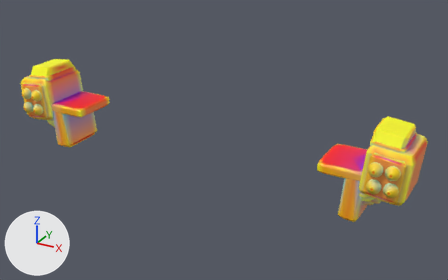
Before and after pictures for a commit that changed the glTF model models/parts/llm_gen_shoulder_pods_074_aba7b8.glb.
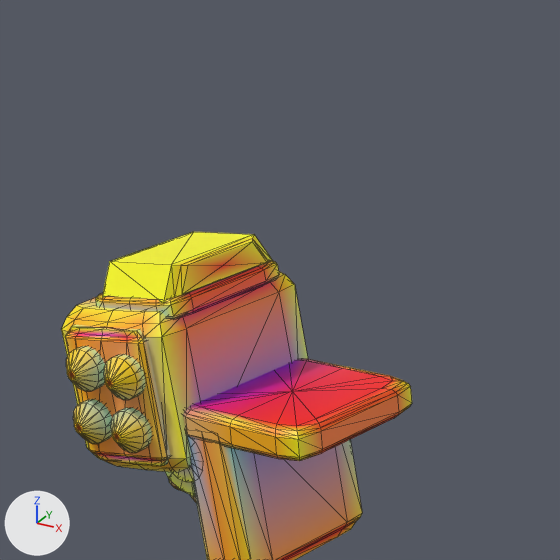
The first picture shows the older version from a 50 mm lens placed at (75.1, -123.5, 68.9), pointed at (6.1, 2.0, 6.1). The close-ups show the older and then the newer version on the part from 1% to 33% of the width and 0% to 51% of the height of that picture. Only the edits that show in the close-ups are written down. The axes (+X, +Y, +Z) are drawn at lower left. The lights are the same throughout. The close-ups show mesh edges as thin lines. Vertices at exactly the same position are counted once.

In view in the first close-up: 'adapter_shoulder_yoke_l', 'adapter_sub_missile_bezel_dark_4_adapter_dark_l', 'adapter_sub_missile_hood_dark_2_adapter_dark_l', 'missile_box_hull_1_barrel_metal_l', 'missile_cell_bl_7_amber_optic_l', 'missile_cell_br_8_amber_optic_l', 'missile_cell_tl_5_amber_optic_l', 'missile_cell_tr_6_amber_optic_l', 'missile_top_cowl_3_adapter_dark_l' and 1 more.
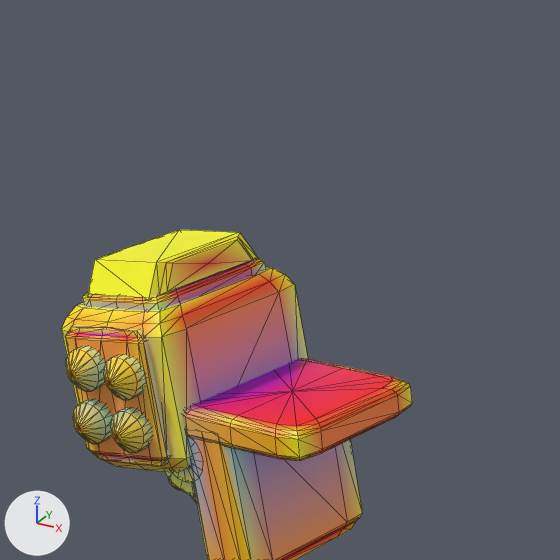
What differs and where, as boxes (x1, y1, x2, y2) in the close-ups (560 x 560 px; the box of a moved part takes in the faces that stretch with it):
'missile_top_cowl_3_adapter_dark_l', recoloured, moved
    before: (102, 232, 273, 303)
    after: (87, 230, 258, 301)
'adapter_sub_missile_hood_dark_2_adapter_dark_l', moved
    before: (96, 260, 279, 319)
    after: (83, 258, 266, 310)
part 1 of me_adapter_shoulder_yoke_l, recoloured
    both: (184, 359, 383, 448)
part 2 of me_missile_box_hull_1_barrel_metal_l, recoloured
    both: (67, 271, 291, 448)
part 4 of me_missile_top_cowl_3_adapter_dark_l, moved or reshaped
    before: (102, 232, 273, 303)
    after: (87, 230, 258, 301)
part 5 of me_missile_top_cowl_3_adapter_dark_l, recoloured
    before: (163, 235, 273, 303)
    after: (148, 233, 258, 300)
part 6 of me_adapter_sub_missile_bezel_dark_4_adapter_dark_l, edited (looks the same)
    both: (65, 328, 162, 465)
part 7 of me_missile_cell_bl_7_amber_optic_l, edited (looks the same)
    both: (111, 411, 144, 453)

Edits to the bpy script that builds the scene:
```text
Change me_adapter_shoulder_yoke_l:
    where me_adapter_shoulder_yoke_l.from_pydata(...)  # 490 vertices, 960 faces; spans x -48.0..-33.3, y -5.9..7.1, z -3.54..9.4
    used by ob_adapter_shoulder_yoke_l; location = (0.0, 0.0, 0.0)
    me_adapter_shoulder_yoke_l part 1: 508 faces centred in x -48.0..-33.83, y -5.9..7.06, z -3.38..9.4 are repainted in the vertex colours, in many colours
Change me_missile_box_hull_1_barrel_metal_l:
    where me_missile_box_hull_1_barrel_metal_l.from_pydata(...)  # 86 vertices, 168 faces; spans x -54.39..-43.25, y -6.84..8.13, z 3.42..16.1
    used by ob_missile_box_hull_1_barrel_metal_l; location = (0.0, 0.0, 0.0)
    me_missile_box_hull_1_barrel_metal_l part 2: 96 faces centred in x -53.36..-43.44, y -6.79..7.89, z 3.57..15.95 are repainted in the vertex colours, in many colours
Change me_adapter_sub_missile_hood_dark_2_adapter_dark_l:
    used by ob_adapter_sub_missile_hood_dark_2_adapter_dark_l; location = (0.0, 0.0, 0.0)
    remove me_adapter_sub_missile_hood_dark_2_adapter_dark_l.from_pydata(...)  # 114 vertices, 224 faces; spans x -52.08..-44.33, y -5.23..6.43, z 14.62..16.93
    add me_adapter_sub_missile_hood_dark_2_adapter_dark_l.from_pydata(...)  # 114 vertices, 224 faces; spans x -53.32..-45.57, y -5.23..6.43, z 14.59..16.9
    me_adapter_sub_missile_hood_dark_2_adapter_dark_l part 3: the whole mesh is moved by (-1.24, 0.0, -0.03)
Change me_missile_top_cowl_3_adapter_dark_l:
    used by ob_missile_top_cowl_3_adapter_dark_l; location = (0.0, 0.0, 0.0)
    remove me_missile_top_cowl_3_adapter_dark_l.from_pydata(...)  # 26 vertices, 48 faces; spans x -51.86..-44.62, y -5.04..6.24, z 16.03..18.99
    add me_missile_top_cowl_3_adapter_dark_l.from_pydata(...)  # 26 vertices, 48 faces; spans x -53.25..-46.01, y -5.04..6.24, z 16.0..18.95
    me_missile_top_cowl_3_adapter_dark_l part 4: the whole mesh is moved by (-1.39, 0.0, -0.04)
    me_missile_top_cowl_3_adapter_dark_l part 5: 24 faces centred in x -51.82..-44.65, y -4.31..5.51, z 16.54..18.48 are repainted in the vertex colours; the middle colour goes from yellow #f9eb42 to yellow #fbeb2e
Change me_adapter_sub_missile_bezel_dark_4_adapter_dark_l:
    where me_adapter_sub_missile_bezel_dark_4_adapter_dark_l.from_pydata(...)  # 114 vertices, 224 faces; spans x -52.99..-44.65, y -7.3..-5.6, z 4.54..14.98
    used by ob_adapter_sub_missile_bezel_dark_4_adapter_dark_l; location = (0.0, 0.0, 0.0)
    me_adapter_sub_missile_bezel_dark_4_adapter_dark_l part 6: 38 faces centred in x -52.75..-45.25, y -7.3..-6.92, z 4.75..14.77 are repainted in the vertex colours; the middle colour goes from orange #ff9a00 to orange #fb9a2e
Change me_missile_cell_bl_7_amber_optic_l:
    where me_missile_cell_bl_7_amber_optic_l.from_pydata(...)  # 50 vertices, 96 faces; spans x -48.58..-45.48, y -9.08..-6.36, z 6.24..9.34
    used by ob_missile_cell_bl_7_amber_optic_l; location = (0.0, 0.0, 0.0)
    me_missile_cell_bl_7_amber_optic_l part 7: 32 faces centred in x -48.17..-45.9, y -8.74..-8.39, z 6.65..8.92 are repainted in the vertex colours; the middle colour goes from yellow #f6db42 to yellow #f5db4f
```
